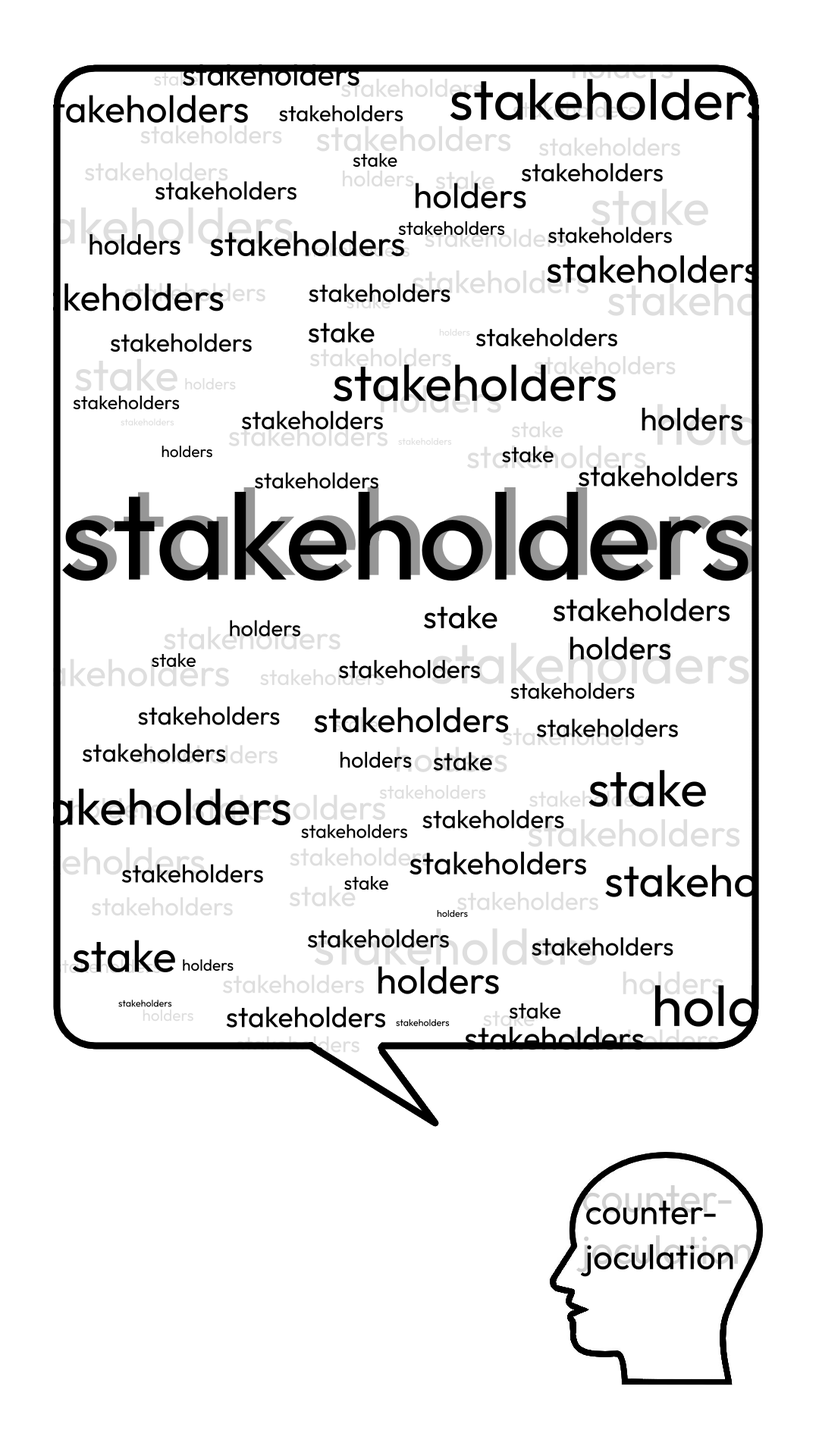
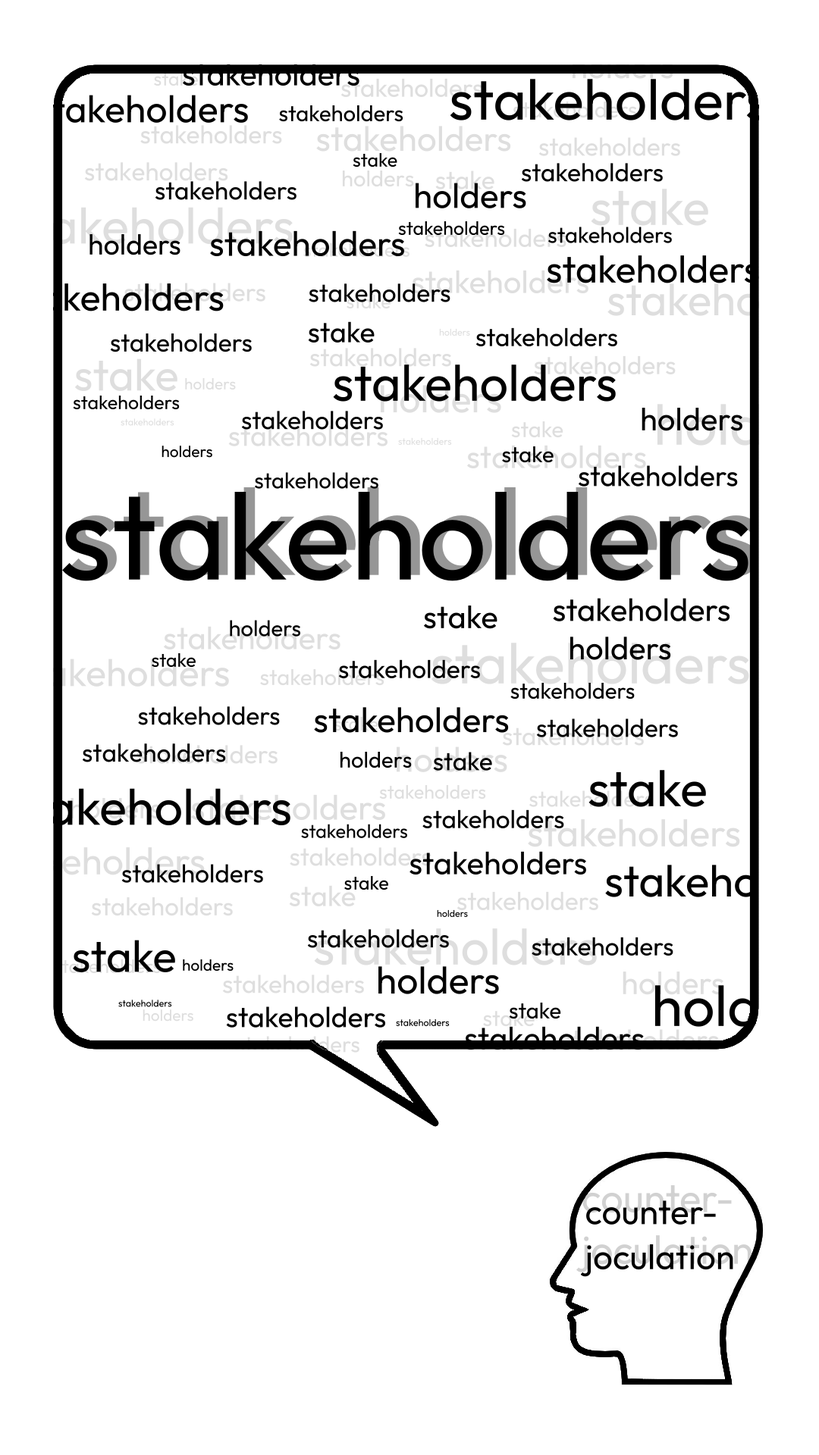
Revision of a layered 819 x 1455 image; what changed, layer by layer:
painted on "head" over [416, 1108, 423, 1112]
painted on "bubble" over [59, 71, 752, 1112]
painted on "Copy of Vector Layer 8" (1st of 2) over [59, 71, 752, 486]
painted on "Copy of Vector Layer 8" (2nd of 2) over [59, 612, 752, 1112]
painted on "Vector Layer 8" over [59, 71, 752, 1068]
